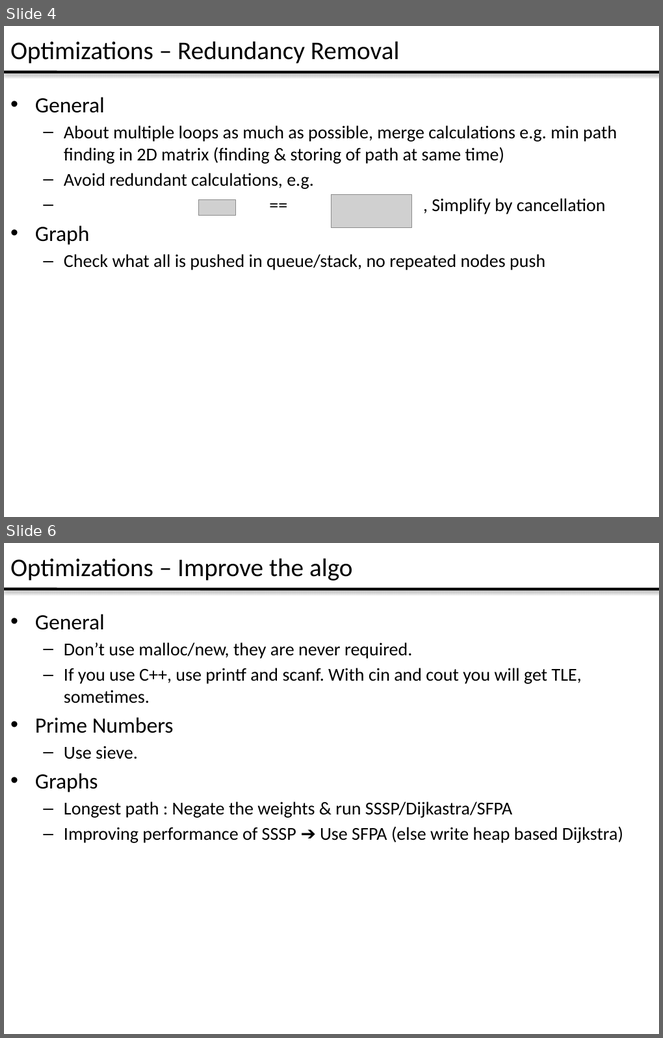
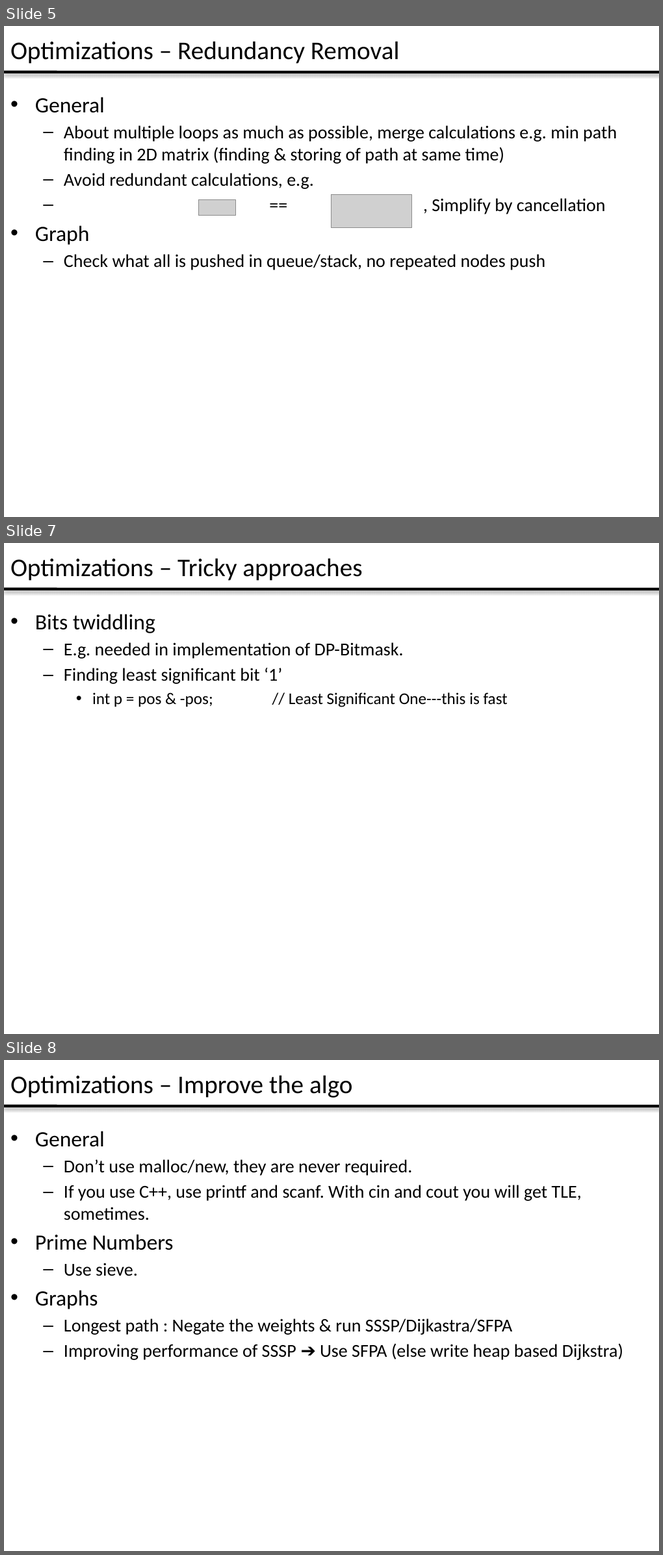
Before and after one commit to LiveLetLive/Algorithms, a slide deck: Reading_Material/Algo_Tricks.pptx. Shown one above the other, each under a label of ours: slides 4 and 6 before the commit, slides 5, 7 and 8 after it; the slides between them are not shown. The pictures are 663x1038 and 663x1555 pixels, drawn with LibreOffice and Linux fonts; fonts in the diff are those of the drawing; grey boxes stand for pictures. Boxes give left, top, right and bottom in pixels: in the first picture for what was removed or moved away, otherwise in the second. Text is boxed around its words. In the diff, an @@ line names an element or a change of style, - is before the commit and + after.

```diff
--- a/Reading_Material/Algo_Tricks.pptx
+++ b/Reading_Material/Algo_Tricks.pptx
@@ slide 7 added at [4,543,659,1034], background #FFFFFF; not listed: 1 template element that a slide beside it also shows @@
@@ title added at [10,558,362,581], 28 pt, text #000000 @@
+Optimizations – Tricky approaches
@@ text added at [35,614,508,707], 20 pt, text #000000 @@
+• Bits twiddling
+  – E.g. needed in implementation of DP-Bitmask.
+  – Finding least significant bit ‘1’
+    • int p = pos & -pos; // Least Significant One---this is fast
@@ what was slide 4 is now slide 5 @@
@@ what was slide 6 is now slide 8 @@
```
Also in this commit, not shown: 2 slides changed, 1 other slide added.
